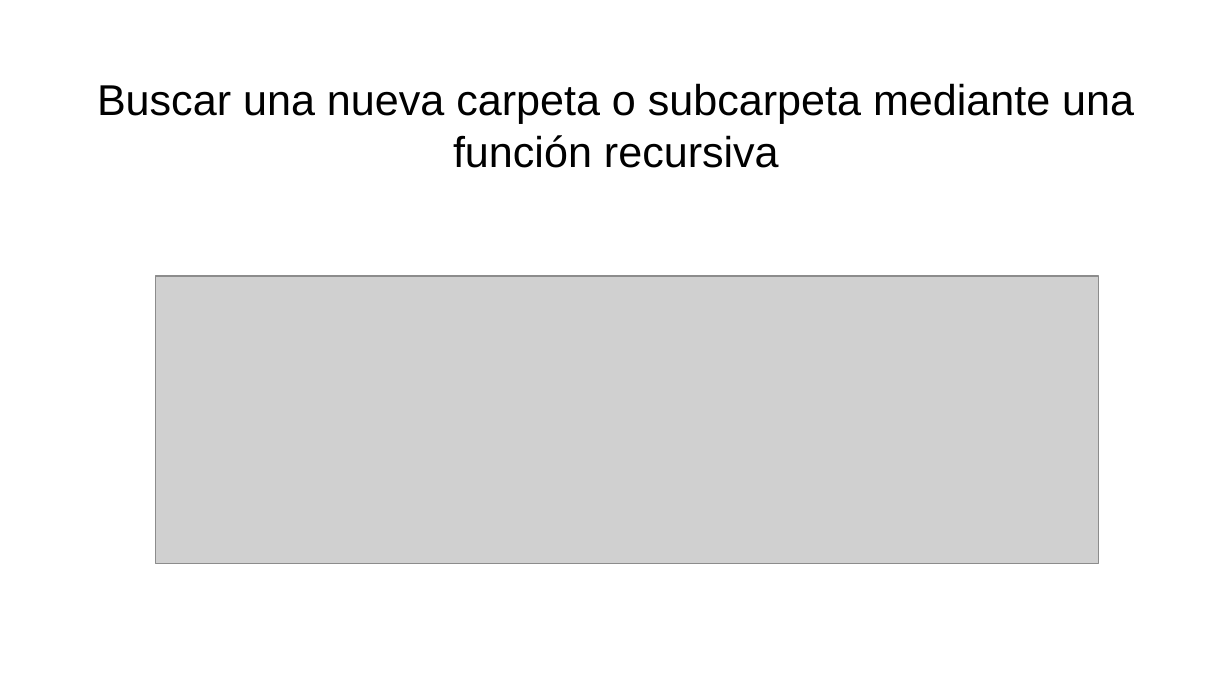
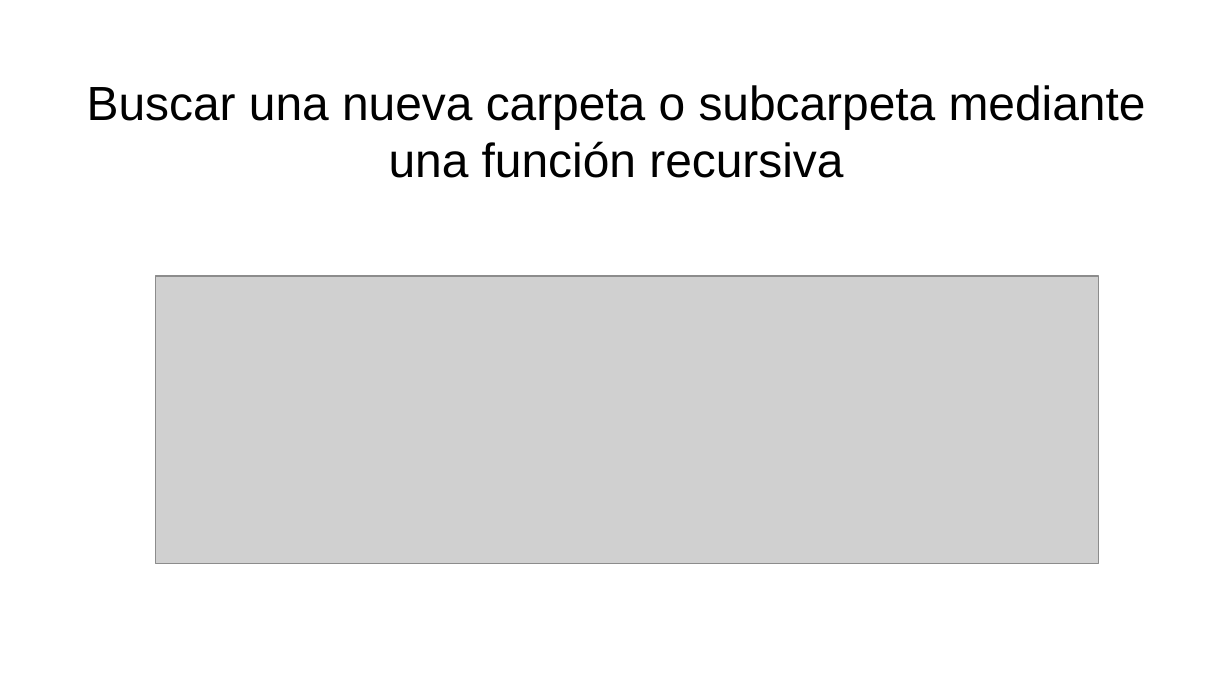
Before and after one commit to Lucasfv12/ServidorCorreo, a slide deck: slide 17 of docs/Trabajo práctico integrador.pptx (slide 14 before the commit). Drawn at 1232x693 pixels with LibreOffice and Linux fonts; fonts in the diff are those of the drawing; grey boxes stand for pictures. Boxes give left, top, right and bottom in pixels: in the first picture for what was removed or moved away, otherwise in the second. Text is boxed around its words. In the diff, an @@ line names an element or a change of style, - is before the commit and + after.

```diff
--- a/docs/Trabajo práctico integrador.pptx
+++ b/docs/Trabajo práctico integrador.pptx
@@ title "Buscar una nueva carpeta o ..." at (87, 85, 1146, 178): size 25.2 to 28 pt @@
```
Also in this commit, not shown: 1 other slide changed, 3 slides added, 1 other file.
